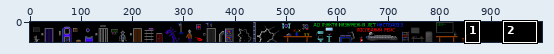
Two versions of one sprite sheet, gfx.png. Above, an overview of the earlier version with the close-up marked.
Close-up. Before the edit:
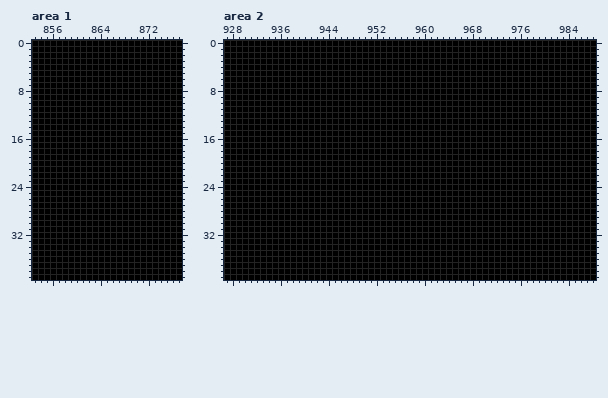
The file is 1000x40 pixels. Colours within 5 levels of each other are drawn and written as one. Shown: area 1: x 853..877, y 0..39; area 2: x 927..988, y 0..39. The commit also changed other parts of the picture, which this record leaves out.
Now the later version:
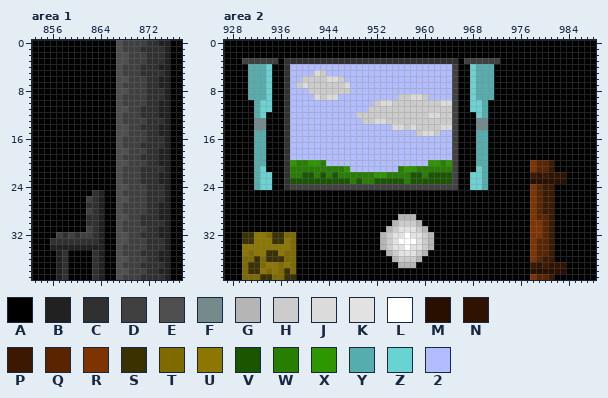
Palette (. is transparent): A #000000  B #212121  C #303030  D #404040  E #4f4f4f  F #758b8b  G #b5b5b5  H #cccccc  J #dbdbdb  K #e2e2e2  L #ffffff  M #280f00  N #301200  P #3d1800  Q #5b2400  R #7f3300  S #3a3000  T #7f6a00  U #8e7700  V #1a5600  W #267f00  X #2d9600  Y #56adad  Z #69d3d3  2 #b2bdff
Changes in this commit:
Changed rows in their new state; - is an unchanged pixel.
Area 1:
first column x 856:
 0 -----------EDDDDCCBB
 1 -----------EDDDCCCCB
 2 -----------EEDDDCCCB
 3 -----------EEDDDCCCB
 4 -----------EDDDCCCBB
 5 -----------EDDDCCCCB
 6 -----------EEDDDCCBB
 7 -----------EDDDDCCBB
 8 -----------EEDDDCCCB
 9 -----------EDDDDCCCB
10 -----------EDDDDCCBB
11 -----------EEDDCCCBB
12 -----------EDDDCCCBB
13 -----------EDDDDCCCB
14 -----------EEDDCCCBB
15 -----------EEDDDCCBB
16 -----------EDDDDCCCB
17 -----------EDDDCCCCB
18 -----------EEDDDCCBB
19 -----------EDDDCCCBB
20 -----------EEDDDCCBB
21 -----------EDDDCCCCB
22 -----------EDDDCCCBB
23 -----------EDDDCCCBB
24 -----------EEDDDCCCB
25 -------CB--EDDDDCCCB
26 ------DCB--EEDDDCCCB
27 ------CCB--EDDDDCCBB
28 ------DCB--EDDDDCCBB
29 ------CCB--EEDDCCCBB
30 ------CCB--EDDDCCCCB
31 ------DCB--EDDDDCCBB
32 -DCDCDDCB--EEDDCCCBB
33 CCCCCCCCB--EEDDDCCCB
34 BBBBBBBBB--EDDDDCCCB
35 -BC----CB--EDDDCCCBB
36 -BC----CB--EEDDDCCBB
37 -BC----CB--EDDDCCCCB
38 -BC----CB--EEDDDCCBB
39 -BC----CB--EDDDCCCCB
Area 2:
first column x 930:
 3 DDDDDD-CCCCCCCCCCCCCCCCCCCCCCCCCCCCC-DDDDDD-----------
 4 -YYYZ--C222222222222222222222222222D--ZYYY------------
 5 -YYYZ--C2222JH222222222222222222222D--ZYYY------------
 6 -YYYZ--C22HHHHJJH222222222222222222D--ZYYY------------
 7 -YYYZ--C2HJHHHHHHJ22222222222222222D--ZYYY------------
 8 -YYYZ--C222HHHHHHH22222222222222222D--ZYYY------------
 9 -YYYZ--C2222JHJJ2222222222HHJJH2222D--ZYYY------------
10 --YZZ--C22222222222222HJJHHHHHHHHJJD--ZZY-------------
11 --YZZ--C2222222222222HHHHHHHHHHHHHHD--ZZY-------------
12 --YZ---C22222222222HHHHHHHHHHHHJJHHD---ZY-------------
13 --FF---C222222222222HHJJHHHHHHHHHHHD---FF-------------
14 --FF---C22222222222222222JJHJHHHHJJD---FF-------------
15 --YY---C222222222222222222222HJJH22D---YY-------------
16 --YY---C222222222222222222222222222D---YY-------------
17 --YY---C222222222222222222222222222D---YY-------------
18 --YY---C222222222222222222222222222D---YY-------------
19 --YY---C222222222222222222222222222D---YY-------------
20 --YY---CXWWXXW22222222222222222XXWXD---YY-------RQQP--
21 --YZ---CWWWWWWWWWX22222222WXXWWWWWWD---ZY-------RQQP--
22 --YZZ--CWWVVWVWVWWWWWWXXWWWWVVWVVVVD--ZZY-------PNPNNN
23 --YZZ--CVVVVVVVVVVWVWWVVVVVWVVVVVVVD--ZZY-------MMMMMM
24 --YZZ--CDDDDDDDDDDDDDDDDDDDDDDDDDDDD--ZZY-------RQPP--
25 ------------------------------------------------RQPP--
26 ------------------------------------------------RQPP--
27 ------------------------------------------------RQPP--
28 ------------------------------------------------RQPP--
29 --------------------------GGG-------------------RQQP--
30 -------------------------GHHHG------------------RRQP--
31 ------------------------GHKKKHG-----------------RRQP--
32 SSUUTSSTT--------------GHKKLKKHG----------------RRQP--
33 SSUUUSSUT--------------GHKLLLKHG----------------RQQP--
34 UUUUUUUUT--------------GHKKLKKHG----------------RQQP--
35 UTUUSSUTT---------------GHKKKHG-----------------RQQP--
36 TTSTSSSTT----------------GHHHG------------------RQPP--
37 TSSTUUTUT-----------------GGG-------------------PNPNNN
38 TSSUTUTST---------------------------------------MMMMMM
39 TTTSSTTSS---------------------------------------RQQP--
Boxes around the changes in both close-ups, in picture pixels (x1, y1, x2, y2):
changed: (50, 40, 170, 280)
changed: (242, 58, 500, 280)
changed: (530, 160, 566, 280)
